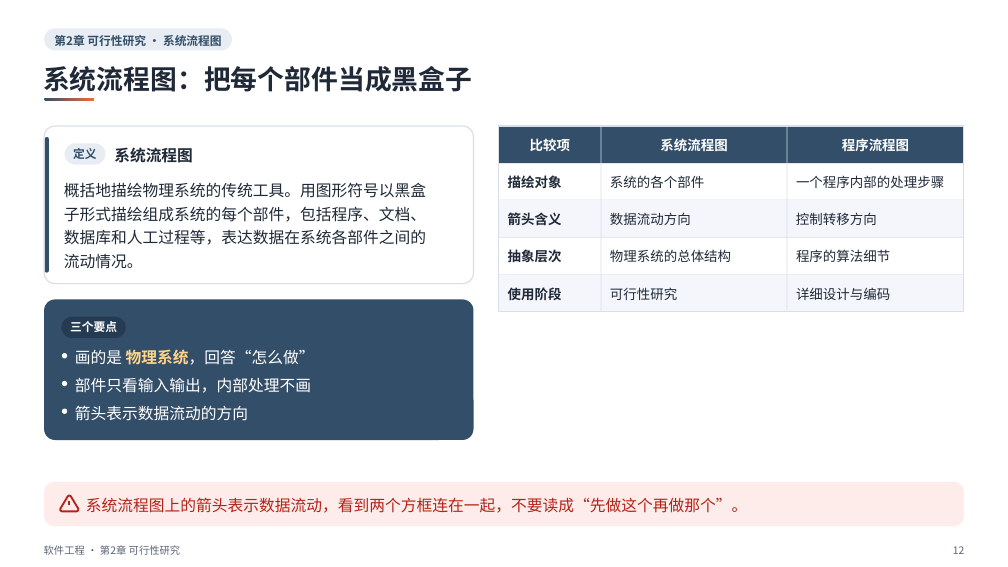
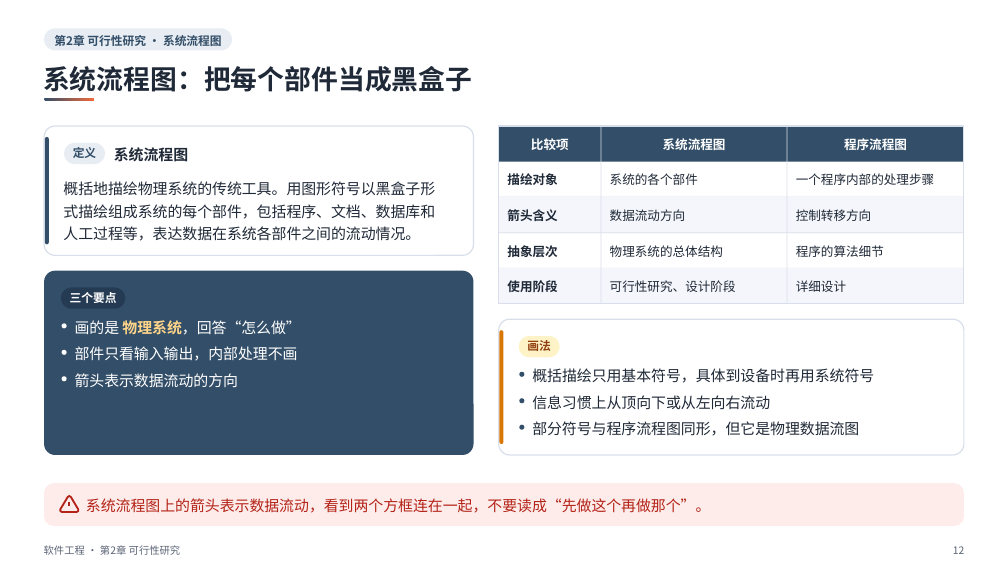
Before and after one commit to sweetcornna/JLU-remake, a slide deck: slide 12 of 大三上/软件工程/重制版PPT/第2章 可行性研究（重制版）.pptx. Drawn at 1008x567 pixels with LibreOffice and Linux fonts; fonts in the diff are those of the drawing. Boxes give left, top, right and bottom in pixels: in the first picture for what was removed or moved away, otherwise in the second. Text is boxed around its words. In the diff, an @@ line names an element or a change of style, - is before the commit and + after.

```diff
--- a/大三上/软件工程/重制版PPT/第2章 可行性研究（重制版）.pptx
+++ b/大三上/软件工程/重制版PPT/第2章 可行性研究（重制版）.pptx
@@ proportions changed in 3 elements at <box>44,483,964,526</box>, <box>44,271,473,455</box>, <box>44,126,473,256</box> @@
@@ rounded rectangle: place and size @@
-rounded rectangle at <box>44,126,473,284</box>
+rounded rectangle at <box>44,126,473,256</box>
@@ rounded rectangle: place and size @@
-rounded rectangle at <box>45,137,48,272</box>
+rounded rectangle at <box>45,137,48,244</box>
@@ rectangle: place and size @@
-rectangle at <box>499,126,964,312</box>
+rectangle at <box>499,126,964,304</box>
@@ rectangle: place and size @@
-rectangle at <box>600,126,601,312</box>
+rectangle at <box>600,126,601,304</box>
@@ rectangle: place and size @@
-rectangle at <box>787,126,788,312</box>
+rectangle at <box>787,126,788,304</box>
@@ text at <box>63,181,435,241</box>: text changed; size 15 to 14.2 pt @@
-概括地描绘物理系统的传统工具。用图形符号以黑盒
-子形式描绘组成系统的每个部件，包括程序、文档、
-数据库和人工过程等，表达数据在系统各部件之间的
-流动情况。
+概括地描绘物理系统的传统工具。用图形符号以黑盒子形
+式描绘组成系统的每个部件，包括程序、文档、数据库和
+人工过程等，表达数据在系统各部件之间的流动情况。
@@ 3 rectangles, 1 ellipse: place and size @@
-3 rectangles, 1 ellipse at <box>62,200,964,386</box>
+3 rectangles, 1 ellipse at <box>61,197,964,382</box>
@@ size 12.8 to 12 pt in 13 elements at <box>844,136,907,153</box>, <box>663,138,726,150</box>, <box>531,138,569,150</box>, <box>507,173,557,185</box>, <box>610,173,698,185</box>, <box>507,209,557,221</box>, <box>610,209,686,221</box>, <box>796,209,872,221</box>, <box>796,173,934,185</box>, <box>507,245,557,257</box>, <box>796,245,884,257</box>, <box>507,280,557,292</box>, <box>610,245,723,257</box> @@
@@ rounded rectangle: place and size @@
-rounded rectangle at <box>44,299,473,440</box>
+rounded rectangle at <box>44,271,473,455</box>
@@ rounded rectangle: place and size @@
-rounded rectangle at <box>61,317,126,338</box>
+rounded rectangle at <box>61,287,126,309</box>
@@ text "三个要点": place and size @@
-text "三个要点" at <box>70,321,117,332</box>
+text "三个要点" at <box>70,292,117,303</box>
@@ text "使用阶段": place and size @@
-text "使用阶段" at <box>508,287,562,300</box>
+text "使用阶段" at <box>507,280,557,292</box>
@@ text at <box>610,280,736,292</box>: text changed; size 12.8 to 12 pt @@
-可行性研究
+可行性研究、设计阶段
@@ text at <box>796,280,846,292</box>: text changed; size 12.8 to 12 pt @@
-详细设计与编码
+详细设计
@@ ellipse: place and size @@
-ellipse at <box>62,408,67,414</box>
+ellipse at <box>61,324,67,329</box>
@@ text "画的是 物理系统，回答“怎么做”": place and size @@
-text "画的是 物理系统，回答“怎么做”" at <box>75,349,315,365</box>
+text "画的是 物理系统，回答“怎么做”" at <box>75,320,300,335</box>
@@ text "部件只看输入输出，内部处理不画": place and size @@
-text "部件只看输入输出，内部处理不画" at <box>75,377,311,393</box>
+text "部件只看输入输出，内部处理不画" at <box>75,346,298,361</box>
@@ size 15 to 14.2 pt in 5 elements at <box>114,147,188,162</box>, <box>86,498,710,513</box>, <box>75,320,300,335</box>, <box>75,346,298,361</box>, <box>75,373,239,388</box> @@
@@ text "箭头表示数据流动的方向": place and size @@
-text "箭头表示数据流动的方向" at <box>75,405,248,421</box>
+text "箭头表示数据流动的方向" at <box>75,373,239,388</box>
@@ group added at <box>499,319,964,455</box>: 4 texts, 3 rounded rectangles, 3 ellipses @@
+画法
+概括描绘只用基本符号，具体到设备时再用系统符号
+信息习惯上从顶向下或从左向右流动
+部分符号与程序流程图同形，但它是物理数据流图
```
Also in this commit, not shown: 22 other slides changed, 11 other files.
